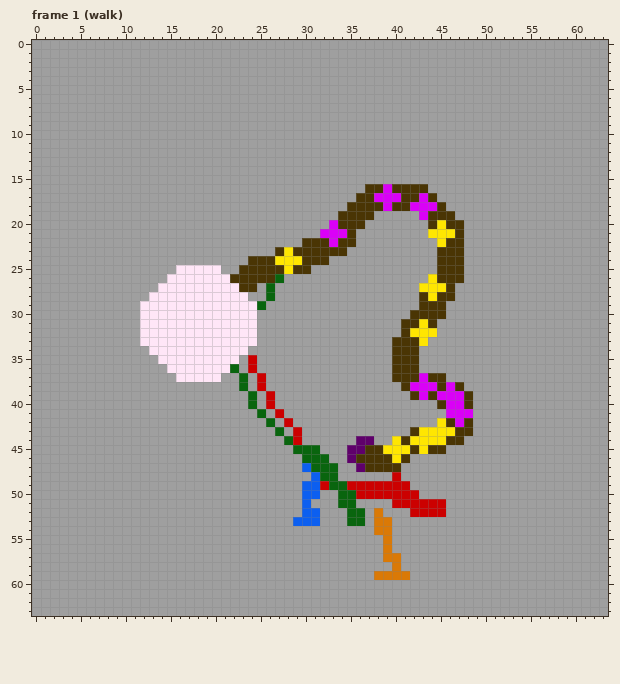
File history of a pixel-art file, Art/Sprites/flor-malvada.ase. The picture above was drawn from the file before the commit.
64x64 pixels, 16 frames. Shown: frame 1 (walk). The commit also changed other frames, which this record leaves out.
New version:
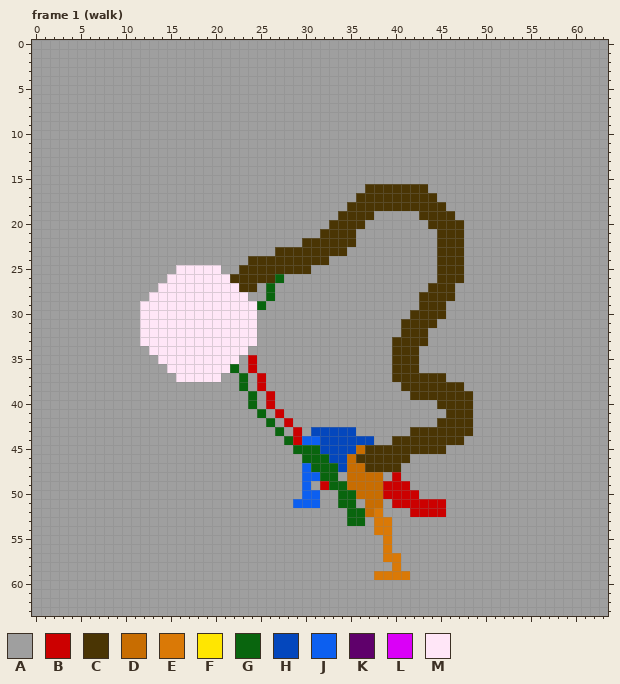
Palette (. is transparent): A #9f9f9f  B #cc0000  C #4a3504  D #c86d01  E #da7906  F #ffe601  G #09650e  H #0447bd  J #0c5ff0  K #5f006b  L #da00f7  M #ffe6f7
Commit: 🎨 perna superior da florzinha
Changes in this commit:
layer "perna traseira coxa" added
layer "perna frontal coxa" added
layer "bolinhas/bolinhas" now hidden
layer "bolinhas/bolinhas 2" now hidden
layer "bolinhas/bolinhas 3" now hidden
layer "bolinhas/bolinhas 4" now hidden
layer "bolinhas/bolinhas 5" now hidden
--- frame 1 (walk)
@@ x 25..48 @@
 15 AAAAAAAAAAAAAAAAAAAAAAAA
-16 AAAAAAAAAAAACCLCCCCAAAAA
-17 AAAAAAAAAAACCLLLCCLCAAAA
-18 AAAAAAAAAACCCCLCCLLLCAAA
-19 AAAAAAAAACCCCAAAAALCCCAA
-20 AAAAAAAALCCCAAAAAAACFCCA
-21 AAAAAAALLLCAAAAAAAAFFFCA
-22 AAAAACCCLCCAAAAAAAAAFCCA
-23 AACFCCCCCCAAAAAAAAAACCCA
-24 CCFFFCCCAAAAAAAAAAAACCCA
-25 CCCFCCAAAAAAAAAAAAAACCCA
-26 CCGAAAAAAAAAAAAAAAAFCCCA
-27 AGAAAAAAAAAAAAAAAAFFFCAA
-28 AGAAAAAAAAAAAAAAAACFCCAA
+16 AAAAAAAAAAAACCCCCCCAAAAA
+17 AAAAAAAAAAACCCCCCCCCAAAA
+18 AAAAAAAAAACCCCCCCCCCCAAA
+19 AAAAAAAAACCCCAAAAACCCCAA
+20 AAAAAAAACCCCAAAAAAACCCCA
+21 AAAAAAACCCCAAAAAAAAACCCA
+22 AAAAACCCCCCAAAAAAAAACCCA
+23 AACCCCCCCCAAAAAAAAAACCCA
+24 CCCCCCCCAAAAAAAAAAAACCCA
+25 CCCCCCAAAAAAAAAAAAAACCCA
+26 CCGAAAAAAAAAAAAAAAAACCCA
+27 AGAAAAAAAAAAAAAAAAACCCAA
+28 AGAAAAAAAAAAAAAAAACCCCAA
 29 GAAAAAAAAAAAAAAAAACCCAAA
 30 AAAAAAAAAAAAAAAAACCCCAAA
-31 AAAAAAAAAAAAAAAACCFCAAAA
-32 AAAAAAAAAAAAAAAACFFFAAAA
-33 AAAAAAAAAAAAAAACCCFAAAAA
+31 AAAAAAAAAAAAAAAACCCCAAAA
+32 AAAAAAAAAAAAAAAACCCAAAAA
+33 AAAAAAAAAAAAAAACCCCAAAAA
 34 AAAAAAAAAAAAAAACCCAAAAAA
@@ x 27..50 @@
 36 AAAAAAAAAAAAACCCAAAAAAAA
-37 AAAAAAAAAAAAACCCLCCAAAAA
-38 AAAAAAAAAAAAAACLLLCLCAAA
-39 AAAAAAAAAAAAAAACLCLLLCAA
-40 AAAAAAAAAAAAAAAAAACLLCAA
-41 BAAAAAAAAAAAAAAAAAALLLAA
-42 ABAAAAAAAAAAAAAAAAFCLCAA
-43 GABAAAAAAAAAAAACFFFFCCAA
-44 AGBAAAAAAKKAAFCFFFFCCAAA
-45 AAGGGAAAKKCCFFFCFCCAAAAA
-46 AAAGGGAAKCCCCFCAAAAAAAAA
-47 AAAJGGGAAKCCCCAAAAAAAAAA
-48 AAAAJGGAAAAAABAAAAAAAAAA
-49 AAAJJBGGBBBBBBBAAAAAAAAA
-50 AAAJJAAGGBBBBBBBAAAAAAAA
-51 AAAJAAAGGAAAABBBBBBAAAAA
-52 AAAJJAAAGGAEAAABBBBAAAAA
-53 AAJJJAAAGGAEEAAAAAAAAAAA
+37 AAAAAAAAAAAAACCCCCCAAAAA
+38 AAAAAAAAAAAAAACCCCCCCAAA
+39 AAAAAAAAAAAAAAACCCCCCCAA
+40 AAAAAAAAAAAAAAAAAACCCCAA
+41 BAAAAAAAAAAAAAAAAAACCCAA
+42 ABAAAAAAAAAAAAAAAACCCCAA
+43 GABAHHHHHAAAAAACCCCCCCAA
+44 AGBJJHHHHHHAACCCCCCCCAAA
+45 AAGGGHHHHDCCCCCCCCCAAAAA
+46 AAAGGGHHDCCCCCCAAAAAAAAA
+47 AAAJGGGHDDCCCCAAAAAAAAAA
+48 AAAJJGGADDDDABAAAAAAAAAA
+49 AAAJABGGDDDDBBBAAAAAAAAA
+50 AAAJJAAGGDDDBBBBAAAAAAAA
+51 AAJJJAAGGADDABBBBBBAAAAA
+52 AAAAAAAAGGDEAAABBBBAAAAA
+53 AAAAAAAAGGAEEAAAAAAAAAAA
 54 AAAAAAAAAAAEEAAAAAAAAAAA
